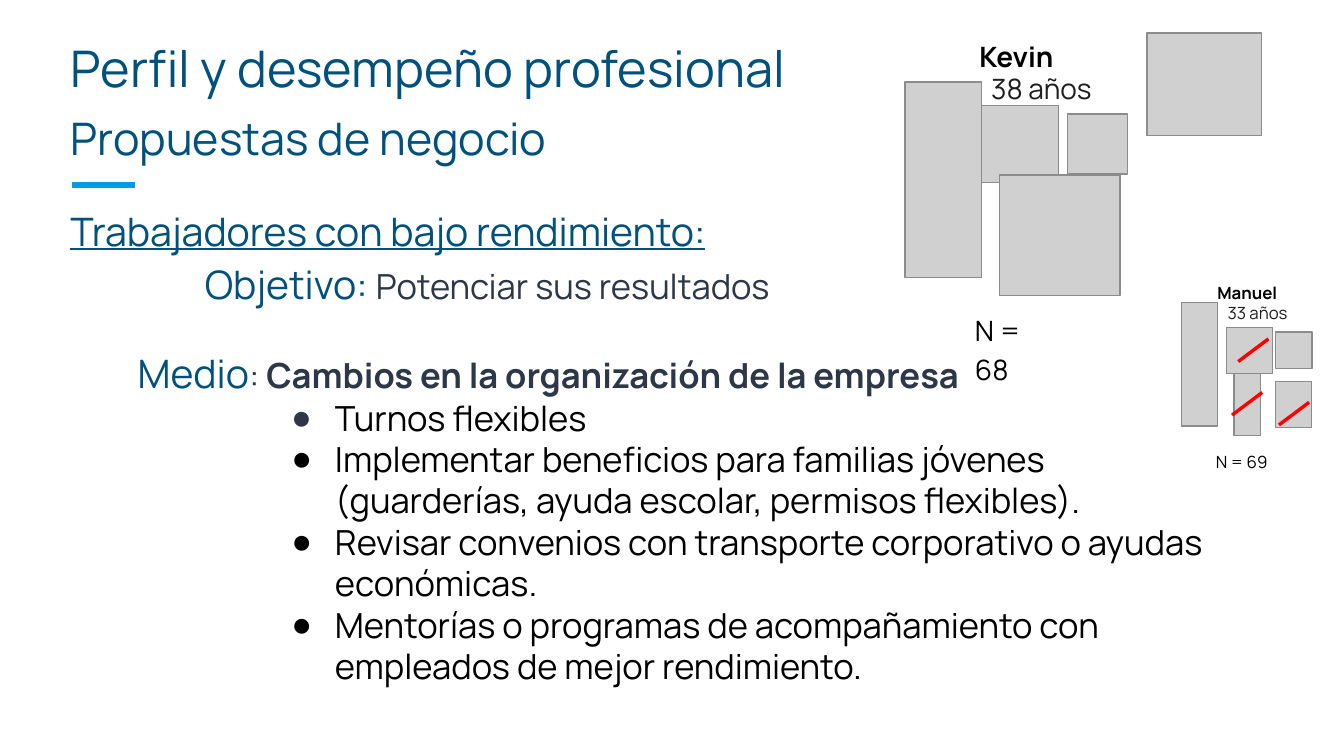
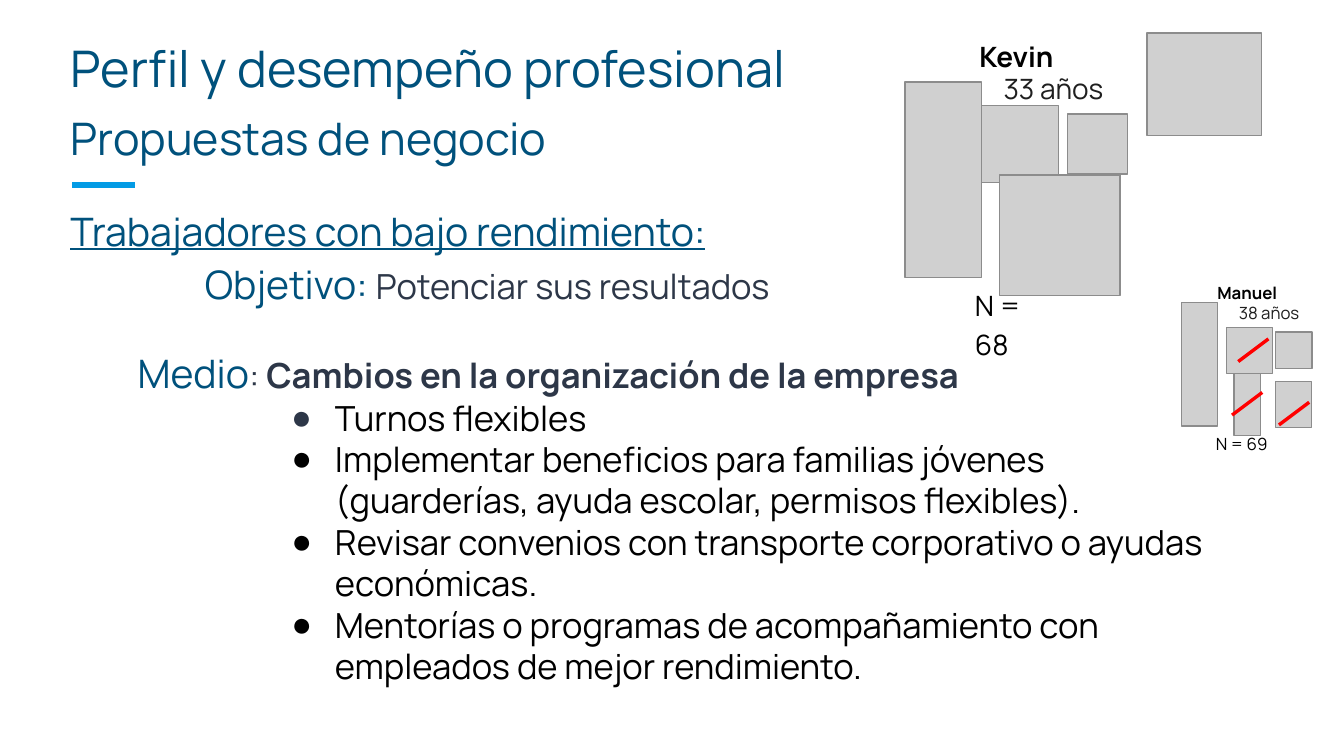
Before and after one commit to ITACADEMYprojectes/ProjecteData, a slide deck: slide 6 of Equip_15/Results/PresentacionResultados_071025.pptx. Drawn at 1344x756 pixels with LibreOffice and Linux fonts; fonts in the diff are those of the drawing; grey boxes stand for pictures. Boxes give left, top, right and bottom in pixels: in the first picture for what was removed or moved away, otherwise in the second. Text is boxed around its words. In the diff, an @@ line names an element or a change of style, - is before the commit and + after.

```diff
--- a/Equip_15/Results/PresentacionResultados_071025.pptx
+++ b/Equip_15/Results/PresentacionResultados_071025.pptx
@@ text at (1004,78,1103,107): text changed @@
-38 años
+33 años
@@ text "N = 68": place and size @@
-text "N = 68" at (975,321,1009,381)
+text "N = 68" at (975,296,1009,356)
@@ text at (1239,306,1299,320): text changed @@
-33 años
+38 años
@@ text "N = 69": place and size @@
-text "N = 69" at (1216,455,1268,469)
+text "N = 69" at (1216,434,1268,451)
```
Also in this commit, not shown: 1 other slide changed.
